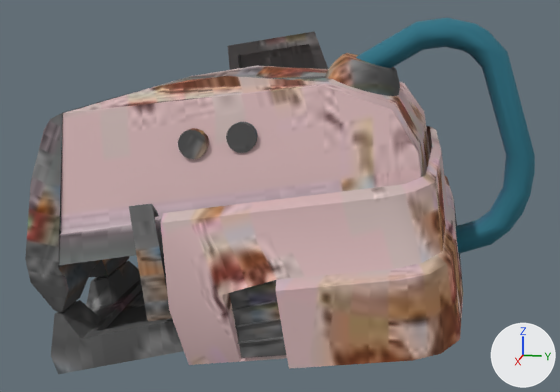
The glTF model public/3d/tank/E-16.glb, before and after one commit.
Rendered twice from a camera (50 mm lens) standing at (3.21, 0.62, 3.12) and looking at (0.01, -0.02, 2.32). Lighting does not change. The marker at lower right points along +X, +Y and +Z. Vertices at the same position are counted once.

Names of what the first picture shows: 'E-16'.
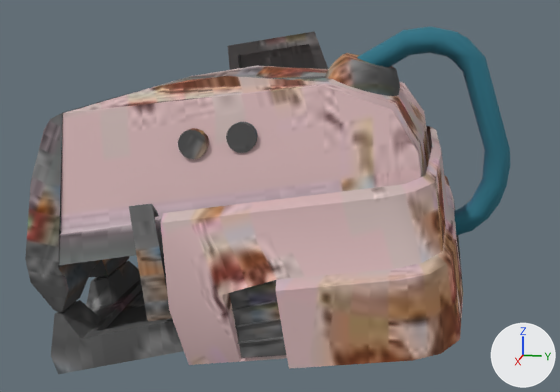
Changed parts and their boxes [x1, y1, x2, y2] in the pictures (560 x 392 px; the box of a moved part takes in the faces that stretch with it):
'E-16', reshaped
    before: [25, 18, 535, 374]
    after: [25, 26, 510, 374]
part 1 of me_head_001, moved or reshaped
    before: [356, 18, 535, 254]
    after: [357, 26, 510, 235]

Edits to the bpy script that builds the scene:
```text
Change me_head_001:
    used by ob_e_16; location = (0.0, 0.0, 0.0)
    remove me_head_001.from_pydata(...)  # 935 vertices, 1589 faces; spans x -0.81..0.81, y -0.96..1.03, z 1.52..3.08
    add me_head_001.from_pydata(...)  # 943 vertices, 1597 faces; spans x -0.81..0.81, y -0.96..0.93, z 1.52..3.04
    me_head_001 part 1
    8 vertices in x -0.07..0.04, y 0.72..0.81, z 2.89..3.0 move by (0.0, -0.07, -0.02)
    6 vertices in x -0.06..0.04, y 0.82..0.88, z 2.25..2.3 move by (0.0, -0.08, 0.04)
    5 vertices in x 0.0..0.07, y 0.71..0.81, z 2.96..3.05 move by (0.0, -0.07, -0.03)
    4 vertices in x 0.05..0.09, y 0.54..0.56, z 2.98..3.05 move by (-0.01, -0.05, -0.03)
    4 vertices in x -0.03..0.08, y 0.65..0.72, z 2.96..3.07 move by (0.0, -0.06, -0.03)
    4 vertices in x 0.07..0.08, y 0.8..0.87, z 2.92..2.95 move by (-0.01, -0.08, -0.02)
    99 vertices move from x -0.08..0.08, y 0.28..1.03, z 2.08..3.08 to x -0.07..0.07, y 0.26..0.93, z 2.14..3.04
```
